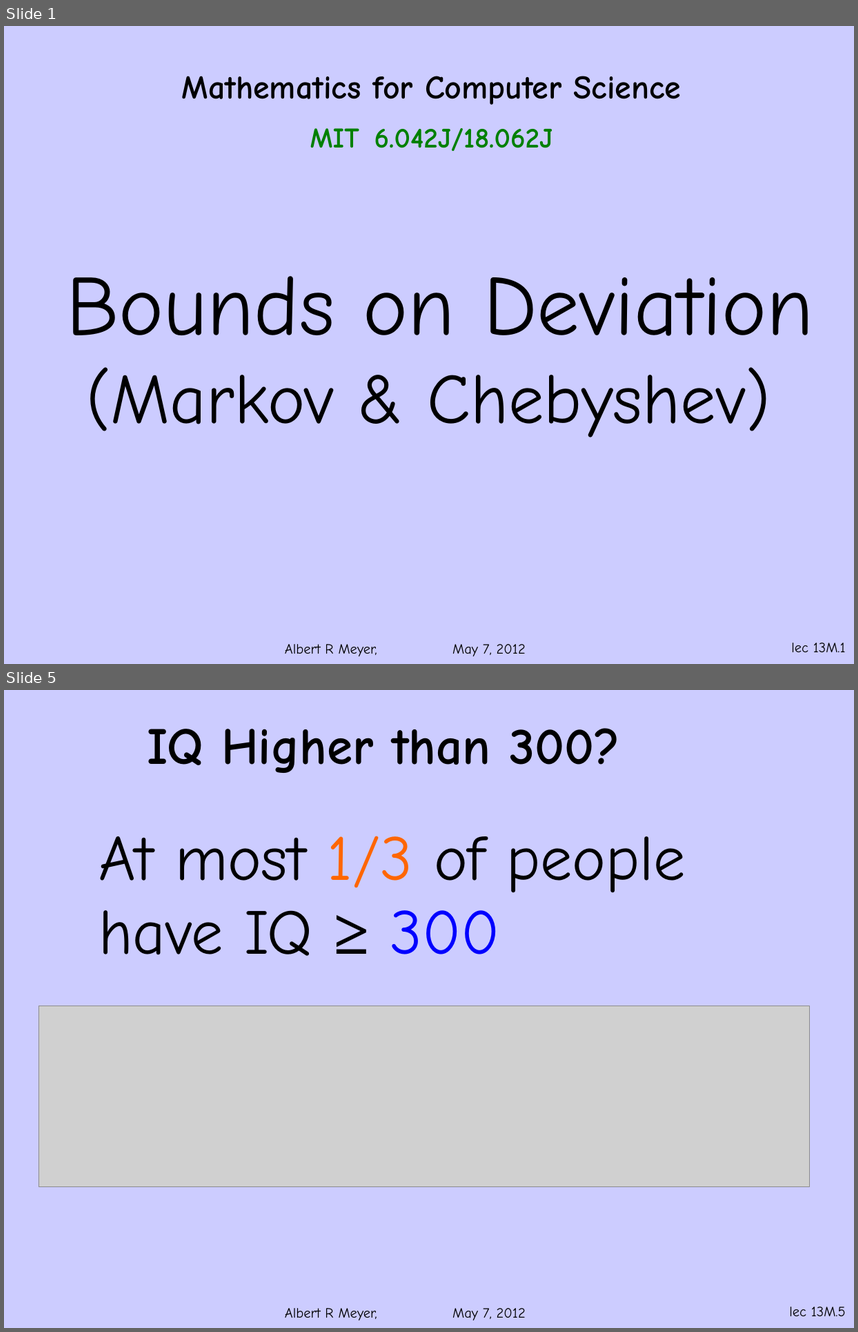
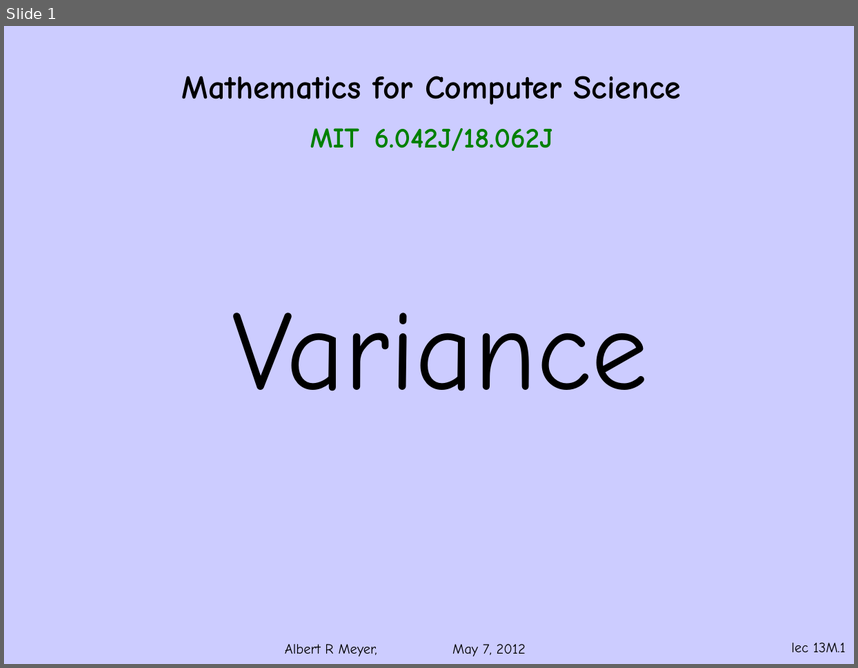
Before and after one commit to armeyer/mcs_web, a slide deck: spring13/slides13/deviation-bounds.pptx. Shown one above the other, each under a label of ours: slides 1 and 5 before the commit, slide 1 after it; the slides between them are not shown. The pictures are 858x1332 and 858x668 pixels, drawn with LibreOffice and Linux fonts; fonts in the diff are those of the drawing; grey boxes stand for pictures; background and template pictures are left out. Boxes give left, top, right and bottom in pixels: in the first picture for what was removed or moved away, otherwise in the second. Text is boxed around its words. In the diff, an @@ line names an element or a change of style, - is before the commit and + after.

Commit message:
add deviation slides

```diff
--- a/spring13/slides13/deviation-bounds.pptx
+++ b/spring13/slides13/deviation-bounds.pptx
@@ slide 5 removed at box(4, 690, 854, 1328), background #CCCCFF; not listed: 2 template elements that a slide beside it also shows @@
@@ title removed at box(147, 728, 621, 773) @@
-IQ Higher than 300?
@@ text removed at box(99, 836, 686, 956) @@
-At most 1/3 of people
-have IQ ≥ 300
@@ picture removed at box(39, 1005, 810, 1186) @@
@@ slide 1 changed as well @@
@@ text at box(232, 312, 648, 391): text changed; size 60 to 96 pt @@
-Bounds on Deviation
-(Markov & Chebyshev)
+Variance
```
Also in this commit, not shown: 12 other slides changed, 2 slides added, 18 other slides removed, 5 other files.
